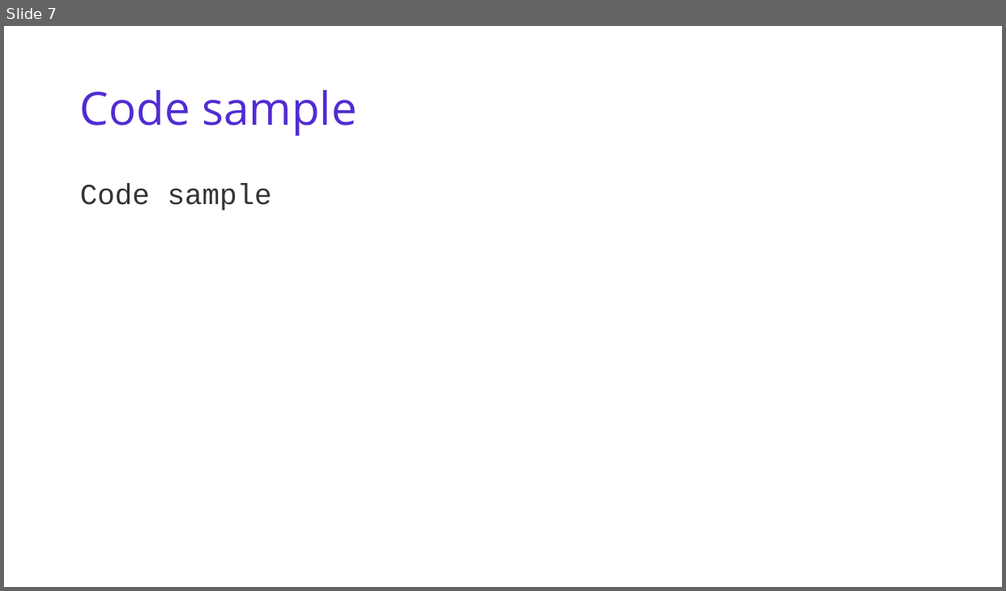
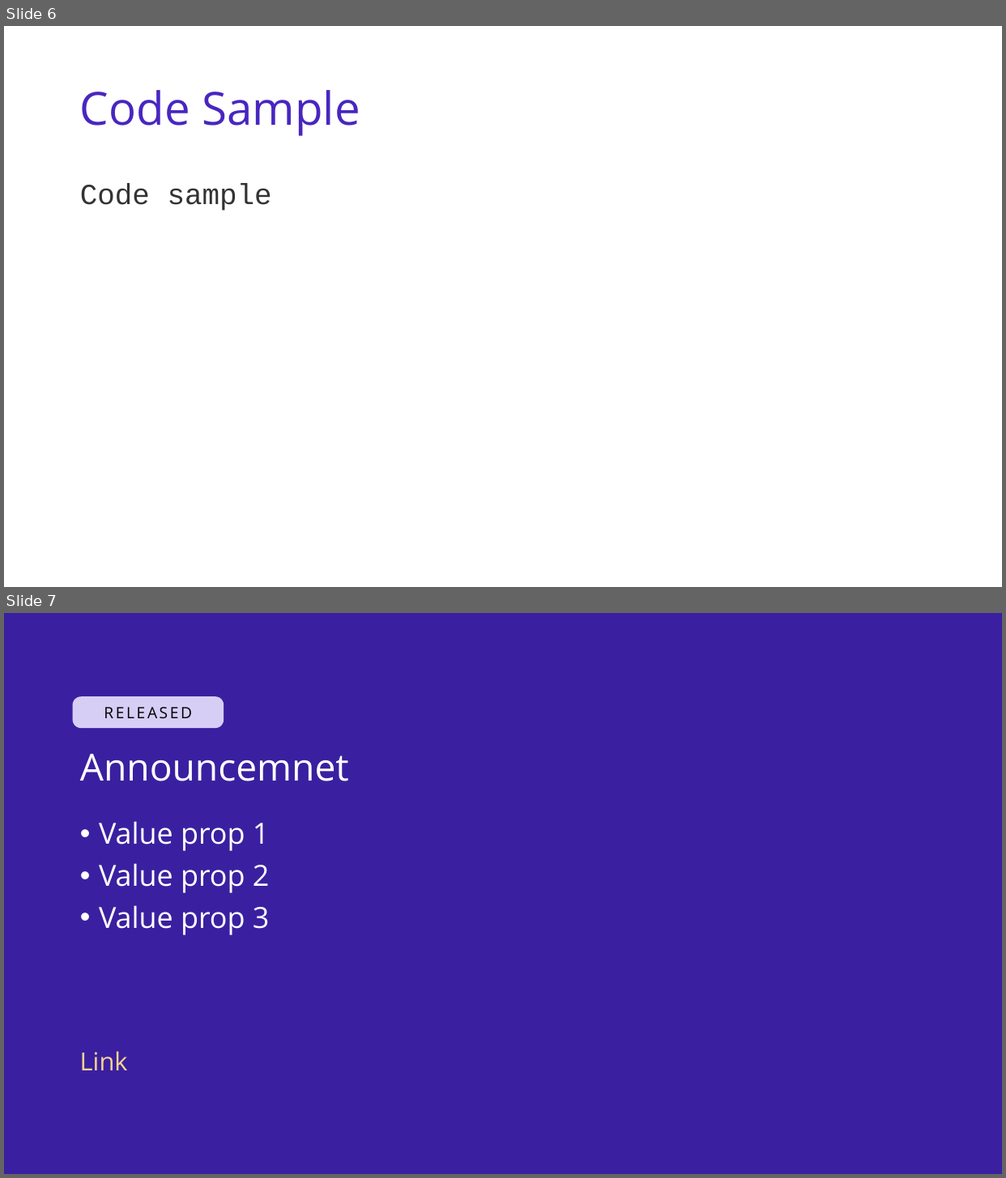
Before and after one commit to dotnet/brand, a slide deck: presentation-template/dotnet-deck-template.odp. Shown one above the other, each under a label of ours: slide 7 before the commit, slides 6 and 7 after it. The pictures are 1006x591 and 1006x1178 pixels, drawn with LibreOffice and Linux fonts; fonts in the diff are those of the drawing; background and template pictures are left out. Boxes give left, top, right and bottom in pixels: in the first picture for what was removed or moved away, otherwise in the second. Text is boxed around its words. In the diff, an @@ line names an element or a change of style, - is before the commit and + after.

```diff
--- a/presentation-template/dotnet-deck-template.odp
+++ b/presentation-template/dotnet-deck-template.odp
@@ slide 7 added at bbox=[4, 613, 1002, 1174], background picture (left out) @@
@@ freeform shape added at bbox=[73, 697, 224, 728], fill #D7CEF5, 15 pt, text #000000 @@
+RELEASED
@@ title added at bbox=[80, 754, 349, 781], 36 pt, text #FFFFFF @@
+Announcemnet
@@ text added at bbox=[99, 821, 270, 935], 28 pt, text #FFFFFF @@
+• Value prop 1
+• Value prop 2
+• Value prop 3
@@ text added at bbox=[80, 1051, 128, 1071], 24 pt, text #FAD391 @@
+Link
@@ what was slide 7 is now slide 6 @@
@@ slide 6 changed as well @@
@@ title at bbox=[80, 90, 360, 136]: text changed; text colour #512BD3 to #4826C0 @@
-Code sample
+Code Sample
```
Also in this commit, not shown: 4 other slides changed, 8 other slides added, 8 slides removed, 7 other files.
